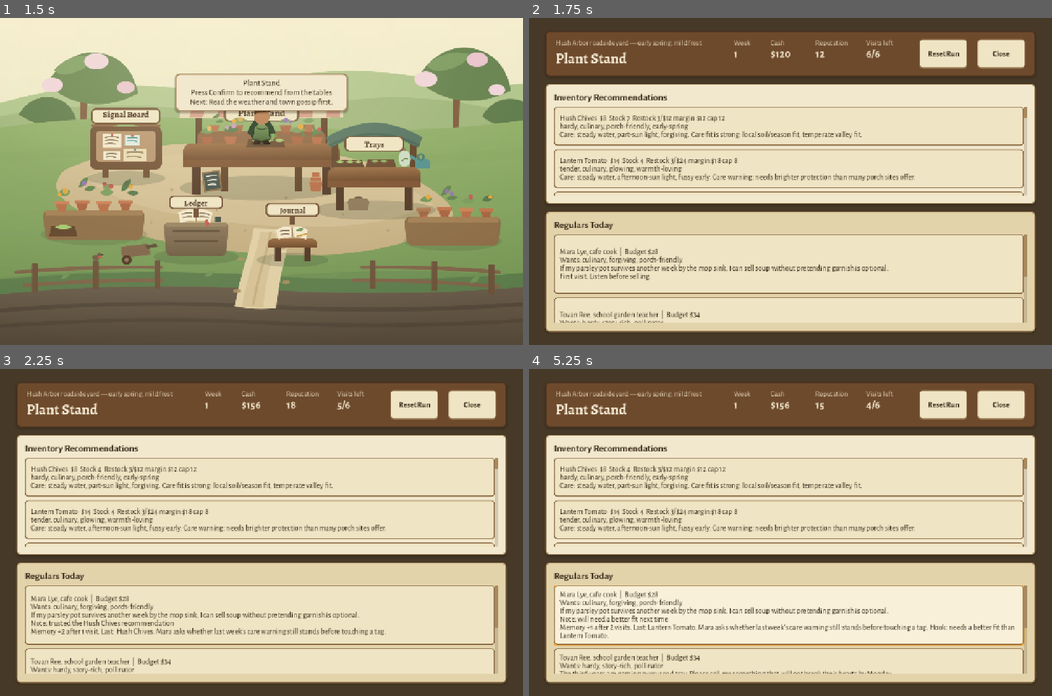
Above: before the commit, frames 1-4 (two rows, left to right).
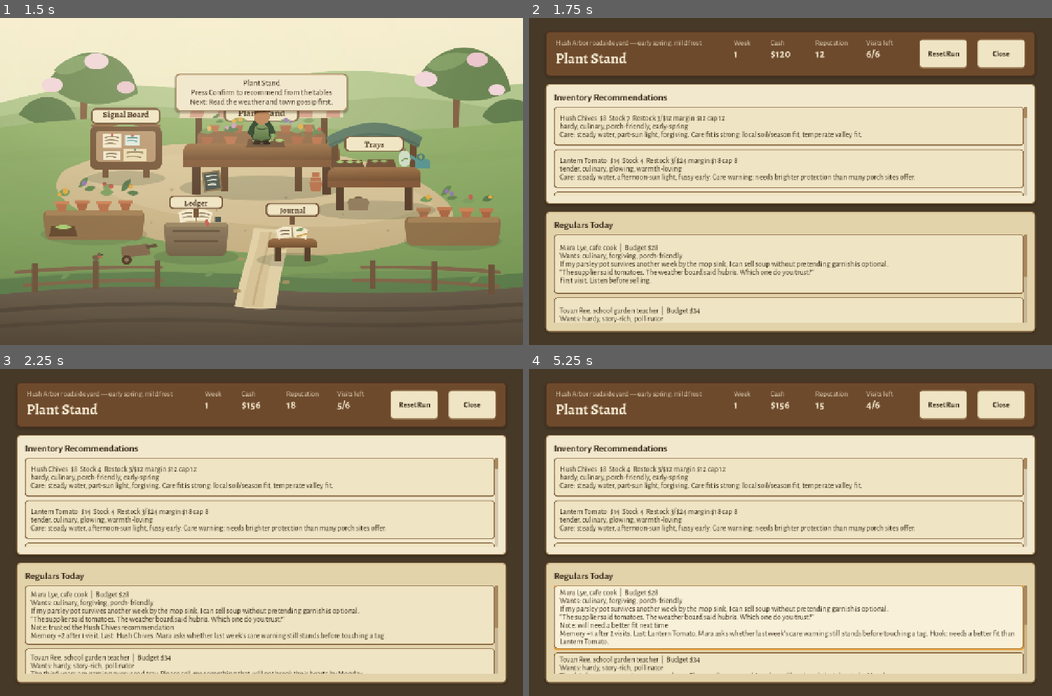
Above: after the commit, the same moments.

Repository: ethan-adams/garden-nursery
Game: Godot game, scene res://scenes/main/main.tscn
The game is run twice, just before and just after one commit, with the same random seed, the same clock (stepped at 60 frames per second) and the same inputs.
Inputs:
- Up to frame 1 (1.5 s): tap Enter (ui_accept) at 0.5, 0.77 s; hold Up (ui_up) from 0.53 s (still down)
- Up to frame 2 (1.75 s): keep holding Up (ui_up); tap Enter (ui_accept) at 1.52 s
- Up to frame 3 (2.25 s): release Up (ui_up) at 2 s; click "Hush Chives $8 Stock 7 Restoc…" at 2 s
- Up to frame 4 (5.25 s): click "Hush Chives $8 Stock 4 Restoc…" at 2.75 s; click "Lantern Tomato $14 Stock 4 Re…" at 3.5 s; click "Apology Violet $11 Stock 5 Re…" at 4.25 s; click "Schoolyard Calendula $9 Stock…" at 5 s

Frame 1 is identical in both runs. In frame 2, 3.1% of the frame differs, in the area x 5-69%, y 69-94%; in frame 3, 4.7%; in frame 4, 6.6%, in the area x 4-96%, y 67-94%.

Commit message:
feat: surface the writing pack in play (#95)
writing_sample_pack.json genuinely meets the writing bar, but it was loaded
into run_state.dialogue and never read again — players saw template telemetry
verbatim on every interaction while the good prose sat unplugged. VISION.md is
explicit that an unplugged sample pack does not count.

Read the pack back at three player-facing surfaces, data-driven off the pack's
own character list (no hardcoded names), with deterministic rotation by
week/visit index so lines vary without repeating verbatim — and without adding
unseeded RNG, so it stays save-safe and out of #101's way:

- Customer cards carry the regular's own voice — a quoted bark filtered to that
  character, e.g. Mara's "Parsley is not glamorous, but neither is rent."
- Week close leads with a pack week-reflection ("By closing, the porch
  gardeners had traded shade measurements like family secrets...") above the
  ledger math, so the player reads prose first, not telemetry.
- The idle yard dock drifts an overheard bark once onboarding is done, so the
  world keeps talking when the player is just wandering.

New run_state helpers (character_barks/customer_bark/week_reflection_line/
character_sketch/overheard_bark) plus three behavioral guards asserting the
barks and reflections actually reach the player-facing strings. Verified by
screenshot: customer card, week-outcome, and idle-yard dock all render pack
prose at 1280x800.

Harness-Managed: true

Diff:
--- a/godot/scripts/core/nursery_run_state.gd
+++ b/godot/scripts/core/nursery_run_state.gd
@@ -314,6 +314,12 @@
 		event_result
 	)
 	remember_week_reflection(closing_week, outcome)
+	# Open the week's outcome on a line of real prose, not telemetry — the pack's week
+	# reflection leads so the player reads it before the ledger math (which scrolls below),
+	# rotated by week so it reads differently each close (issue #95).
+	var reflection := week_reflection_line(closing_week)
+	if not reflection.is_empty():
+		text = "%s\n\n%s" % [reflection, text]
 	week += 1
 	reset_week_tracking()
 	return {
@@ -1133,3 +1139,56 @@
 	if amount == 1:
 		return ""
 	return "s"
+
+
+# --- writing pack surfacing (issue #95) ---
+# The pack in `dialogue` (writing_sample_pack.json) is the load-bearing prose. These
+# helpers read it back so the barks, week reflections, and character sketches reach the
+# player instead of dying in memory. Selection rotates by a caller-supplied index (week,
+# visit count, or list position) so lines vary without repeating verbatim — and stays
+# deterministic, so it survives save/load and doesn't wait on the RNG work in #101.
+
+func _dialogue_character(customer_id: String) -> Dictionary:
+	for character in dialogue.get("characters", []):
+		if typeof(character) == TYPE_DICTIONARY and String(character.get("id", "")) == customer_id:
+			return character
+	return {}
+
+# Barks are stored speaker-prefixed ("Mara: ..."); a character's first name is the prefix.
+func character_barks(customer_id: String) -> Array[String]:
+	var lines: Array[String] = []
+	var character := _dialogue_character(customer_id)
+	var prefix: String = String(character.get("name", "")).split(" ")[0]
+	if prefix.is_empty():
+		return lines
+	var tag := "%s:" % prefix
+	for bark in dialogue.get("customer_barks", []):
+		var text := String(bark)
+		if text.begins_with(tag):
+			lines.append(text.substr(tag.length()).strip_edges())
+	return lines
+
+# A single spoken line for a regular, with the speaker prefix stripped (their card already
+# names them). Empty when the pack has no line for that character.
+func customer_bark(customer_id: String, rotation: int = 0) -> String:
+	var lines := character_barks(customer_id)
+	if lines.is_empty():
+		return ""
+	return lines[posmod(rotation, lines.size())]
+
+# An atmospheric closing line for week close, rotated so consecutive weeks differ.
+func week_reflection_line(index: int = 0) -> String:
+	var reflections: Array = dialogue.get("week_reflections", [])
+	if reflections.is_empty():
+		return ""
+	return String(reflections[posmod(index, reflections.size())])
+
+func character_sketch(customer_id: String) -> String:
+	return String(_dialogue_character(customer_id).get("sketch", ""))
+
+# Any bark, speaker prefix kept, for ambient "overheard in the yard" flavor.
+func overheard_bark(rotation: int = 0) -> String:
+	var barks: Array = dialogue.get("customer_barks", [])
+	if barks.is_empty():
+		return ""
+	return String(barks[posmod(rotation, barks.size())])
--- a/godot/scripts/ui/nursery_stand.gd
+++ b/godot/scripts/ui/nursery_stand.gd
@@ -342,6 +342,7 @@
 func _render_customers() -> void:
 	for child in customer_list.get_children():
 		child.queue_free()
+	var customer_index := 0
 	for customer in run_state.customers:
 		# A read-only card, but built as a Button so the controller can walk the regulars
 		# with a visible focus highlight (the default theme draws no focus state on a bare
@@ -355,6 +356,13 @@
 			", ".join(customer.get("taste", [])),
 			customer.get("market_hint", "")
 		]
+		# The customer's own voice from the writing pack, rotating by week (offset per
+		# regular so they don't all say the same-indexed line) so the good lines actually
+		# reach the player instead of dying in memory (issue #95).
+		var bark := run_state.customer_bark(customer.get("id", ""), run_state.week + customer_index)
+		if not bark.is_empty():
+			card_text = "%s\n“%s”" % [card_text, bark]
+		customer_index += 1
 		var memory := _latest_relationship_note(customer.get("id", ""))
 		if not memory.is_empty():
 			card_text = "%s\nNote: %s" % [card_text, memory]
--- a/godot/scripts/world/nursery_yard.gd
+++ b/godot/scripts/world/nursery_yard.gd
@@ -114,10 +114,17 @@
 		return
 	var onboarding_step := _current_onboarding_step()
 	if current_station == null:
-		if onboarding_step.is_empty():
+		var dock_text: String = onboarding_step.get("title", "")
+		if not onboarding_step.is_empty():
+			dock_text = "%s\n%s" % [dock_text, _station_direction_text(onboarding_step.get("station_id", ""))]
+		else:
+			# Onboarding done and just wandering — let a line of yard chatter drift by
+			# instead of an empty dock, so the world keeps talking (issue #95).
+			dock_text = _overheard_line()
+		if dock_text.is_empty():
 			prompt_container.visible = false
 			return
-		prompt_label.text = "%s\n%s" % [onboarding_step.get("title", ""), _station_direction_text(onboarding_step.get("station_id", ""))]
+		prompt_label.text = dock_text
 		prompt_container.reset_size()
 		prompt_container.global_position = ONBOARDING_DOCK
 		prompt_container.visible = true
@@ -159,6 +166,21 @@
 		player.set_movement_enabled(true)
 	_refresh_station_focus()
 	_update_prompt()
+
+
+func _overheard_line() -> String:
+	# A calm line of yard chatter for the idle dock, rotated by week so it changes at a
+	# gentle pace rather than flickering every frame. Empty (dock hidden) until the stand's
+	# run state and writing pack are loaded.
+	if station_overlay == null:
+		return ""
+	var run_state = station_overlay.run_state
+	if run_state == null:
+		return ""
+	var bark: String = run_state.overheard_bark(run_state.week)
+	if bark.is_empty():
+		return ""
+	return "Overheard  ·  %s" % bark
 
 
 func _current_onboarding_step() -> Dictionary:
--- a/godot/tests/run_tests.gd
+++ b/godot/tests/run_tests.gd
@@ -275,6 +275,54 @@
 	legacy.apply_saved_state({"week": 3, "cash": 100, "reputation": 12})
 	expect(legacy.week_action_allowance > 0, "a legacy save migrates to a full week allowance")
 	expect(legacy.week_actions_remaining == legacy.week_action_allowance, "a legacy save opens with all visits available")
+
+# --- writing pack surfaces in play (issue #95) ---
+# The pack genuinely meets the writing bar; the defect was that it was loaded and never
+# read. These assert the barks and reflections actually reach the player-facing strings —
+# an unplugged sample pack does not count (VISION.md).
+
+func test_customer_barks_come_from_the_pack() -> void:
+	var rs := _fresh_run_state()
+	var pack_barks: Array = rs.dialogue.get("customer_barks", [])
+	expect(pack_barks.size() > 0, "the writing pack ships customer barks")
+	var voiced := 0
+	for customer in rs.customers:
+		var bark: String = rs.customer_bark(customer.get("id", ""), 0)
+		if bark.is_empty():
+			continue
+		voiced += 1
+		# The card shows the line prefix-stripped; it must trace back to a real pack bark.
+		var found := false
+		for raw in pack_barks:
+			if String(raw).ends_with(bark):
+				found = true
+				break
+		expect(found, "a surfaced bark for %s is a real pack line, not invented" % customer.get("id", ""))
+	expect(voiced >= 3, "each recurring regular gets a voiced line from the pack")
+
+func test_customer_bark_rotation_varies_the_line() -> void:
+	var rs := _fresh_run_state()
+	for customer in rs.customers:
+		var lines := rs.character_barks(customer.get("id", ""))
+		if lines.size() >= 2:
+			var id: String = customer.get("id", "")
+			expect(rs.customer_bark(id, 0) != rs.customer_bark(id, 1),
+				"rotating the index gives a different bark, not verbatim repetition")
+			return
+	expect(false, "at least one regular has multiple barks to rotate through")
+
+func test_week_close_surfaces_a_pack_reflection() -> void:
+	var rs := _fresh_run_state()
+	var reflections: Array = rs.dialogue.get("week_reflections", [])
+	expect(reflections.size() > 0, "the pack ships week reflections")
+	var result := rs.advance_week()
+	var text: String = result.get("outcome_text", "")
+	var found := false
+	for reflection in reflections:
+		if text.contains(String(reflection)):
+			found = true
+			break
+	expect(found, "closing the week surfaces a pack reflection in the outcome text, not just telemetry")
 
 # --- scene-driven behavioral tests: drive the real overlay, assert observable state ---
 # These exist so "focus is reachable and scroll follows it at 1280x800" and "the flow
